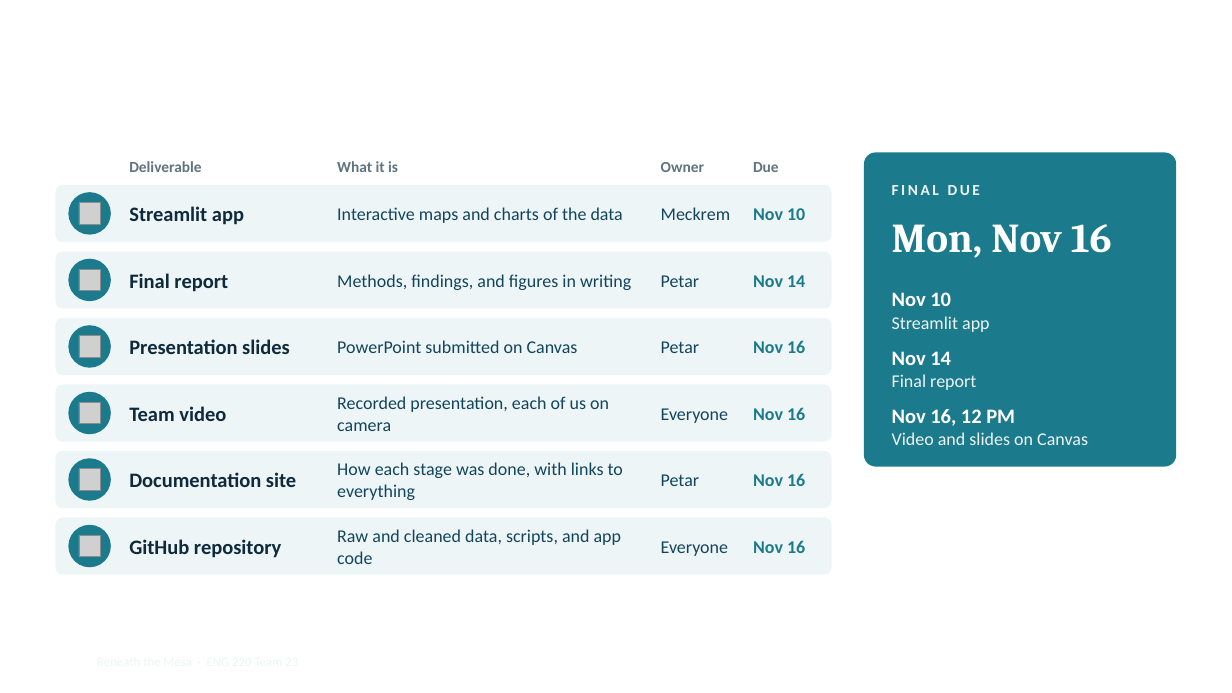
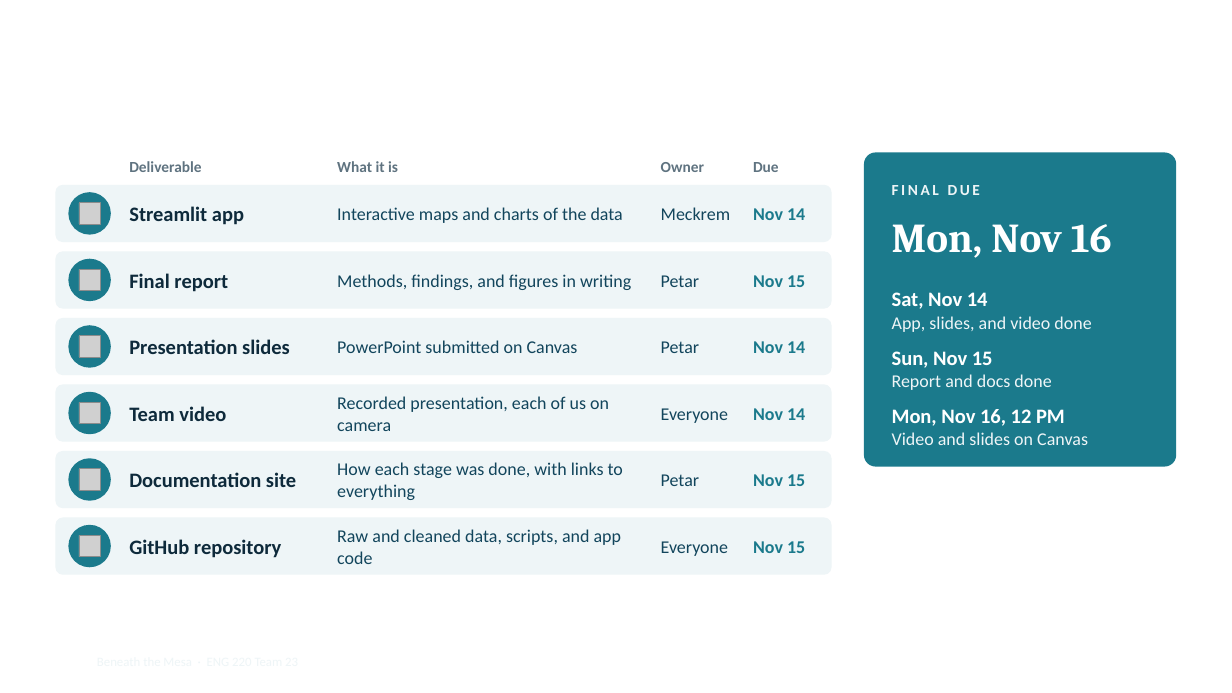
Before and after one commit to pdjordj11/eng_220_aquifer_project, a slide deck: slide 5 of files/beneath_the_mesa_slides.pptx. Drawn at 1232x693 pixels with LibreOffice and Linux fonts; fonts in the diff are those of the drawing; grey boxes stand for pictures; background and template pictures are left out. Boxes give left, top, right and bottom in pixels: in the first picture for what was removed or moved away, otherwise in the second. Text is boxed around its words. In the diff, an @@ line names an element or a change of style, - is before the commit and + after.

```diff
--- a/files/beneath_the_mesa_slides.pptx
+++ b/files/beneath_the_mesa_slides.pptx
@@ text at box(753, 208, 805, 220): text changed @@
-Nov 10
+Nov 14
@@ text at box(753, 275, 805, 287): text changed @@
-Nov 14
+Nov 15
@@ text at box(892, 292, 1091, 426): text changed @@
-Nov 10
-Streamlit app
-Nov 14
-Final report
-Nov 16, 12 PM
+Sat, Nov 14
+App, slides, and video done
+Sun, Nov 15
+Report and docs done
+Mon, Nov 16, 12 PM
@@ text at box(753, 341, 805, 353): text changed @@
-Nov 16
+Nov 14
@@ text at box(753, 408, 805, 420): text changed @@
-Nov 16
+Nov 14
@@ text at box(753, 474, 805, 486): text changed @@
-Nov 16
+Nov 15
@@ text at box(753, 541, 805, 553): text changed @@
-Nov 16
+Nov 15
```
Also in this commit, not shown: 3 other slides changed, 8 other files.
